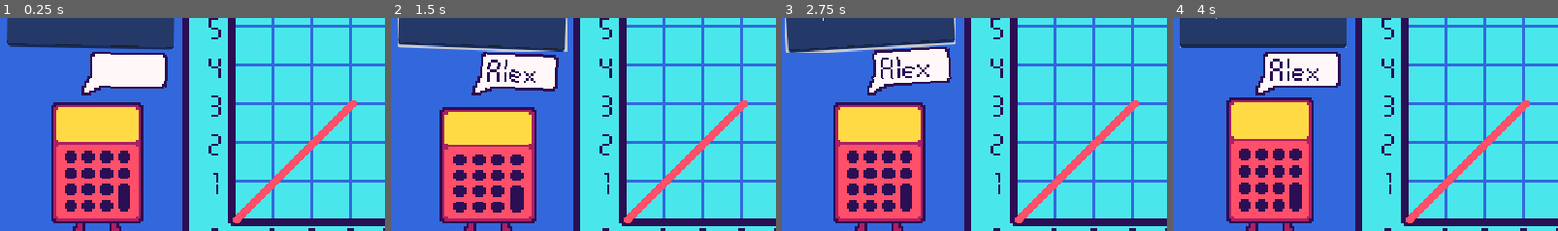
Above: before the commit, frames 1-4 (left to right).
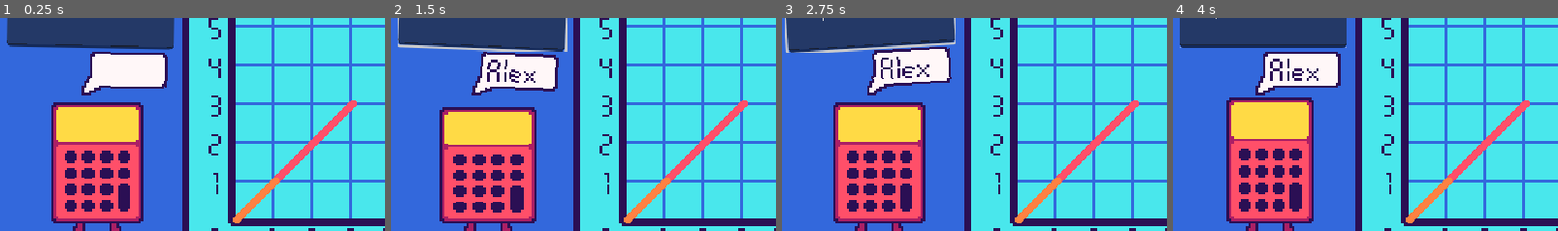
Above: after the commit, the same moments.

Repository: KyleTiley/VectorMathGame
Game: Godot game, scene res://Game/game.tscn
Two runs of this game, one before a commit and one after it. Both use one fixed random seed, a clock stepped at 60 frames per second and the inputs below.
Inputs (mouse positions are % of the whole screen's width and height, from its top left):
- Up to frame 1 (0.25 s): no input
- Up to frame 2 (1.5 s): click (12, 41) at 0.52 s; type "Alex" at 0.6 s; move the mouse to (30, 88) at 1.27 s; click (30, 88) at 1.42 s
- Up to frame 3 (2.75 s): move the mouse to (30, 78) at 2.02 s; click (30, 78) at 2.17 s
- Up to frame 4 (4 s): move the mouse to (30, 69) at 2.77 s; click (30, 69) at 2.92 s; move the mouse to (30, 60) at 3.52 s; click (30, 60) at 3.67 s
The pictures show only the part of the screen within x 0-50%, y 40-90%; the shares and areas given below are measured in that part.

The runs differ from the first frame. In frame 1, 0.6% of the frame differs, in the area x 60-73%, y 75-97%; in frame 2, 0.6%; in frame 3, 0.6%; in frame 4, 0.6%.

Commit message:
need to ensure directions are not the same

Diff:
--- a/Game/Graph/vector_graph.tscn
+++ b/Game/Graph/vector_graph.tscn
@@ -290,5 +290,7 @@
 [node name="Vector1" parent="." instance=ExtResource("5_86yl3")]
 
 [node name="Vector2" parent="." instance=ExtResource("5_86yl3")]
+default_color = Color(1, 0.506096, 0.258915, 1)
 
 [node name="VectorLine3" parent="." instance=ExtResource("5_86yl3")]
+default_color = Color(1, 0.854902, 0.270634, 1)
